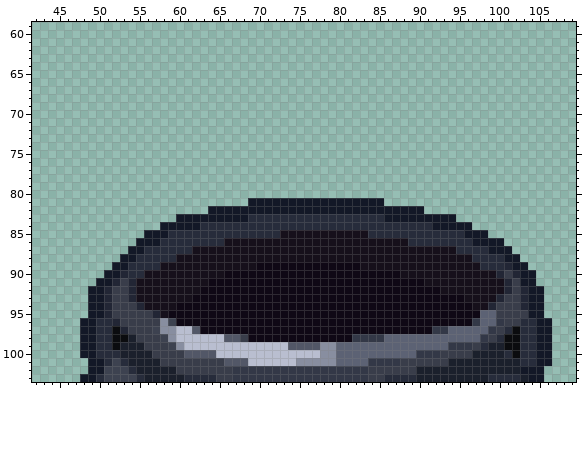
Two versions of one pixel-art file, Assets/Art/Content.aseprite. The first picture shows the starting point.
512x512 pixels, 1 frame. Colours within 5 levels of each other are drawn and written as one. Shown: x 42..109, y 59..103.
New version:
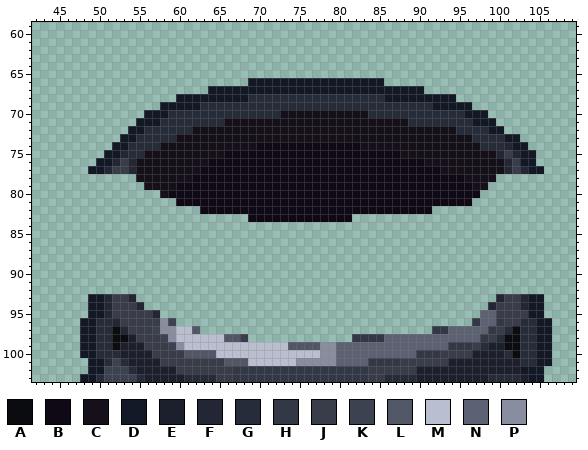
Palette (. is transparent): A #0b0c0f  B #0f0815  C #16101b  D #131827  E #1b202c  F #222635  G #272c3b  H #333847  J #393d4a  K #3d4250  L #525767  M #b9bed0  N #5c6274  P #888ea0
Difference:
Layers "Ingregitn/Layer 8", "Сauldron":
y 66: x 69..85 ................. -> DDDDDDDDDDDDDDDDD
y 67: x 64..90 ........................... -> DDDDDDDDDDDDDDDDDDDDDDDDDDD
y 68: x 60..94 ................................... -> DDDDDDDDDGGGGGGGGGGGGGGGGGDDDDDDDDD
y 69: x 58..96 ....................................... -> DDDDDGGGGGGGGGGGGGGGGGGGGGGGGGGGGGDDDDD
y 70: x 56..98 ........................................... -> DDDGGGGGGGGGGGGGGCCCCCCCCCCCGGGGGGGGGGGGDDD
y 71: x 55..99 ............................................. -> DDDGGGGGGGGCCCCCCCCCCCCCCCCCCCCCCCGGGGGGGGDDD
y 72: x 54..100 ............................................... -> DDGGGGGGCCCCCCCCCCCCCCCCCCCCCCCCCCCCCCCCCGGGGDD
y 73: x 53..102 .................................................. -> DDGGGGGCCCCCCCCCCCCCCCCCCCCCCCCCCCCCCCCCCCCCGGGGDD
y 74: x 52..103 .................................................... -> DDGGGGCCCCCCCCCCCCBBBBBBBBBBBBBCCCCCCCCCCCCCCCGGGFDD
y 75: x 51..104 ...................................................... -> DDFGGCCCCCCCCCCBBBBBBBBBBBBBBBBBBBBBBCCCCCCCCCCCCFJFDD
y 76: x 50..104 ....................................................... -> DDFJFCCCCCCCCCBBBBBBBBBBBBBBBBBBBBBBBBBBBCCCCCCCCCCFJDD
y 77: x 49..105 ......................................................... -> DDFJJFCCCCCCCCBBBBBBBBBBBBBBBBBBBBBBBBBBBBBBCCCCCCCCFJFDD
y 78: x 55..99 ............................................. -> CCCCCCCBBBBBBBBBBBBBBBBBBBBBBBBBBBBBBBBBBCCCC
y 79: x 56..98 ........................................... -> CCCCBBBBBBBBBBBBBBBBBBBBBBBBBBBBBBBBBBBBBCC
y 80: x 58..97 ........................................ -> CBBBBBBBBBBBBBBBBBBBBBBBBBBBBBBBBBBBBBBB
y 81: x 60..96 .........DDDDDDDDDDDDDDDDD........... -> BBBBBBBBBBBBBBBBBBBBBBBBBBBBBBBBBBBBB
y 82: x 63..91 .DDDDDDDDDDDDDDDDDDDDDDDDDDD. -> BBBBBBBBBBBBBBBBBBBBBBBBBBBBB
y 83: x 60..94 DDDDDDDDDGGGGGGGGGGGGGGGGGDDDDDDDDD -> .........BBBBBBBBBBBBB.............
y 84: x 58..96 DDDDDGGGGGGGGGGGGGGGGGGGGGGGGGGGGGDDDDD -> .......................................
y 85: x 56..98 DDDGGGGGGGGGGGGGGCCCCCCCCCCCGGGGGGGGGGGGDDD -> ...........................................
y 86: x 55..100 DDDGGGGGGGGCCCCCCCCCCCCCCCCCCCCCCCGGGGGGGGDDDD -> ..............................................
y 87: x 54..101 DDGGGGGGCCCCCCCCCCCCCCCCCCCCCCCCCCCCCCCCCGGGGDDD -> ................................................
y 88: x 53..102 DDGGGGGCCCCCCCCCCCCCCCCCCCCCCCCCCCCCCCCCCCCCGGGGDD -> ..................................................
y 89: x 52..103 DDGGGGCCCCCCCCCCCCBBBBBBBBBBBBBCCCCCCCCCCCCCCCGGGFDD -> ....................................................
y 90: x 51..104 DDFGGCCCCCCCCCCBBBBBBBBBBBBBBBBBBBBBBCCCCCCCCCCCCFJFDD -> ......................................................
y 91: x 50..104 DDFJFCCCCCCCCCBBBBBBBBBBBBBBBBBBBBBBBBBBBCCCCCCCCCCFJDD -> .......................................................
y 92: x 49..105 DDFJJFCCCCCCCCBBBBBBBBBBBBBBBBBBBBBBBBBBBBBBCCCCCCCCFJFDD -> .........................................................
y 93: x 55..99 CCCCCCCBBBBBBBBBBBBBBBBBBBBBBBBBBBBBBBBBBCCCC -> .............................................
y 94: x 56..98 CCCCBBBBBBBBBBBBBBBBBBBBBBBBBBBBBBBBBBBBBCC -> ...........................................
y 95: x 58..97 CBBBBBBBBBBBBBBBBBBBBBBBBBBBBBBBBBBBBBBB -> ........................................
y 96: x 60..96 BBBBBBBBBBBBBBBBBBBBBBBBBBBBBBBBBBBBB -> .....................................
y 97: x 63..91 BBBBBBBBBBBBBBBBBBBBBBBBBBBBB -> .............................
y 98: x 69..81 BBBBBBBBBBBBB -> .............
